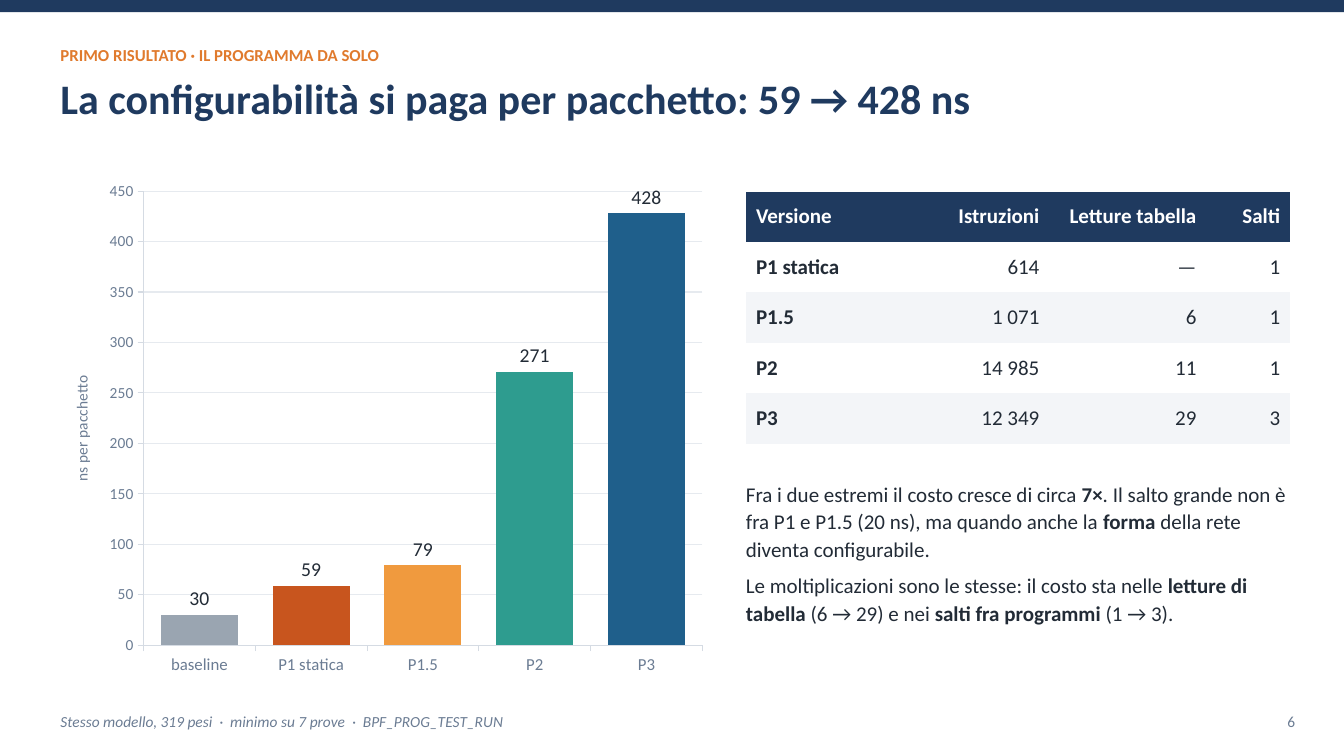
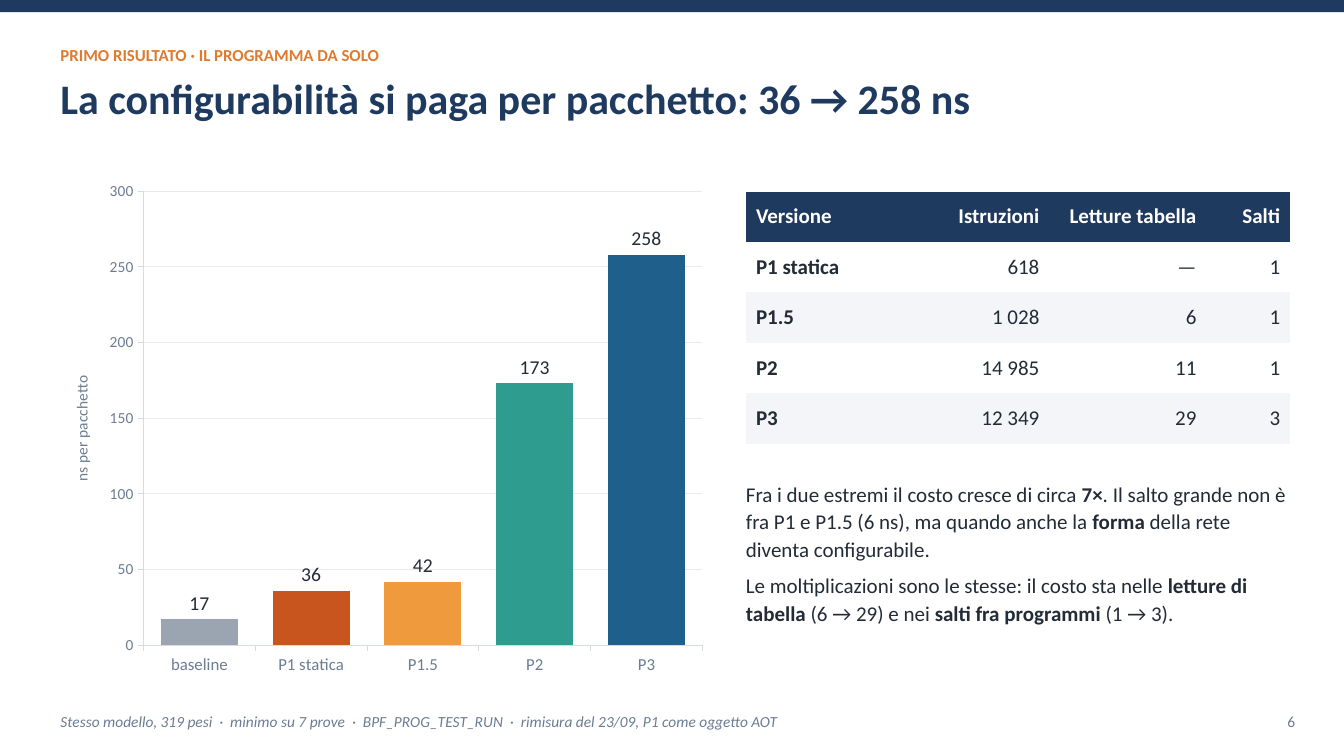
Before and after one commit to ettore-cantile/ipa_lab, a slide deck: slide 6 of docs/Inferenza di una rete neurale nel kernel Linux con eBPF XDP.pptx. Drawn at 1344x756 pixels with LibreOffice and Linux fonts; fonts in the diff are those of the drawing. Boxes give left, top, right and bottom in pixels: in the first picture for what was removed or moved away, otherwise in the second. Text is boxed around its words. In the diff, an @@ line names an element or a change of style, - is before the commit and + after.

```diff
--- a/docs/Inferenza di una rete neurale nel kernel Linux con eBPF XDP.pptx
+++ b/docs/Inferenza di una rete neurale nel kernel Linux con eBPF XDP.pptx
@@ text at box(60, 84, 970, 121): text changed @@
-La configurabilità si paga per pacchetto: 59 → 428 ns
+La configurabilità si paga per pacchetto: 36 → 258 ns
@@ column chart at box(50, 171, 716, 686) @@
-Series 1: 30, 59, 79, 271, 428
+Series 1: 17, 36, 42, 173, 258
@@ table at box(746, 192, 1291, 444) @@
-row 2, column 2: 614
+row 2, column 2: 618
-row 3, column 2: 1 071
+row 3, column 2: 1 028
@@ text at box(746, 487, 1285, 561): text changed @@
-Fra i due estremi il costo cresce di circa 7×. Il salto grande non è fra P1 e P1.5 (20 ns), ma quando anche la forma della rete diventa configurabile.
+Fra i due estremi il costo cresce di circa 7×. Il salto grande non è fra P1 e P1.5 (6 ns), ma quando anche la forma della rete diventa configurabile.
@@ text at box(60, 716, 777, 730): text changed @@
-Stesso modello, 319 pesi · minimo su 7 prove · BPF_PROG_TEST_RUN
+Stesso modello, 319 pesi · minimo su 7 prove · BPF_PROG_TEST_RUN · rimisura del 23/09, P1 come oggetto AOT
```
Also in this commit, not shown: 8 other slides changed, 3 other files.
